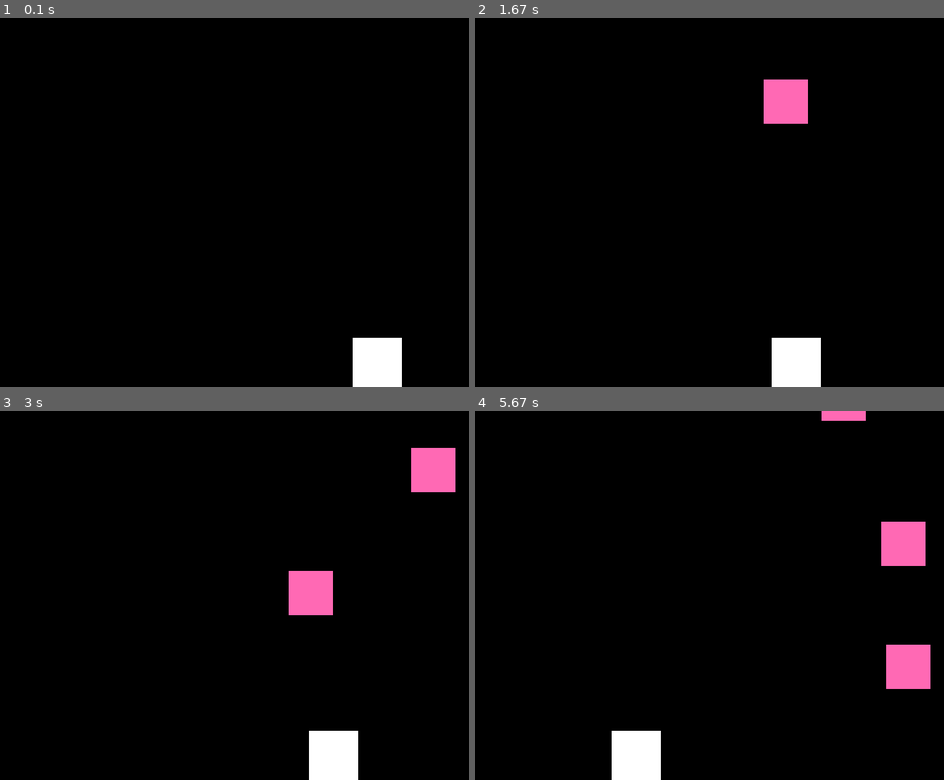
Above: before the commit, frames 1-4 (two rows, left to right).
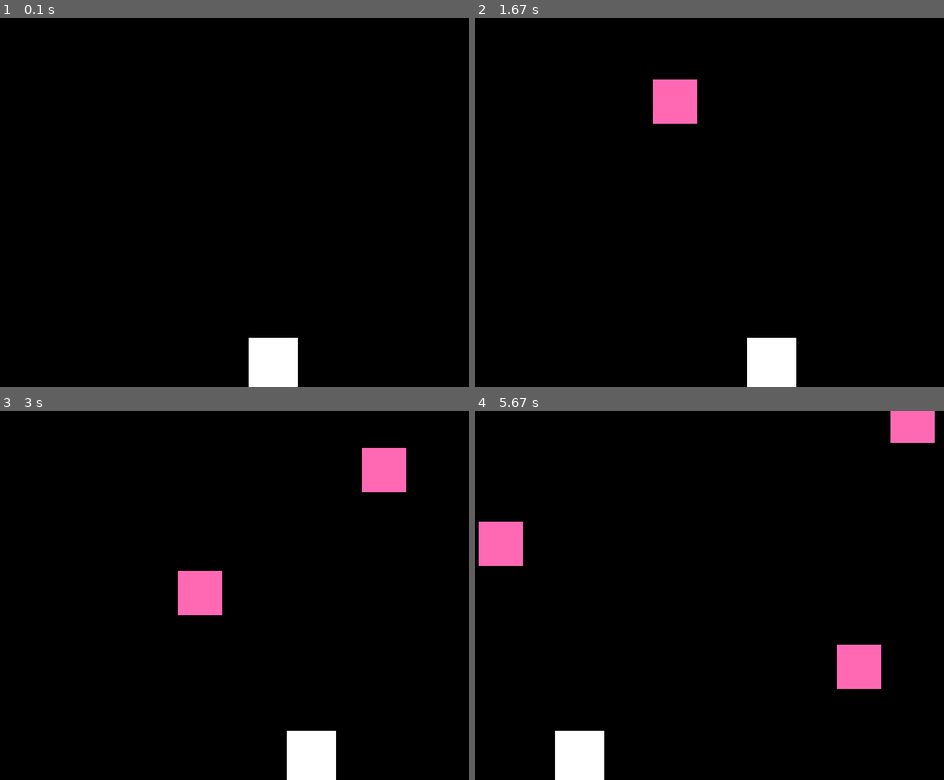
Above: after the commit, the same moments.

Repository: SlavaTatanov/Christmas-game-on-PyGame
Game: pygame game, started from main.py
The game is run twice, just before and just after one commit, with the same random seed, the same clock (stepped at 60 frames per second) and the same inputs.
Inputs:
- Up to frame 1 (0.1 s): no input
- Up to frame 2 (1.67 s): hold Right 0.33-0.8 s; hold Right 0.83-1.3 s; hold Left from 1.33 s (still down)
- Up to frame 3 (3 s): release Left at 1.87 s; hold Left 1.9-2.3 s; hold Right 2.33-2.97 s
- Up to frame 4 (5.67 s): hold Left 3-3.47 s; hold Right 3.5-3.97 s; hold Right 4-4.47 s; hold Left 4.5-5.03 s; hold Left 5.07-5.47 s; hold Right from 5.5 s (still down)

The runs differ from the first frame. In frame 1, 2.8% of the frame differs, in the area x 53-86%, y 86-100%; in frame 2, 3.7%; in frame 3, 5.8%; in frame 4, 8.4%, in the area x 0-99%, y 0-100%.

Commit message:
basic working

Diff:
--- a/data/game_objects.py
+++ b/data/game_objects.py
@@ -12,13 +12,12 @@
     SIZE = 0.09 * cf.W
 
     def __init__(self, y):
-        self.x = int(rd.randint(1, cf.W - Gift.SIZE))
-        self.y = y
         self.srf = pg.Surface((Gift.SIZE, Gift.SIZE))
+        self.rect = self.srf.get_rect(topleft=(int(rd.randint(1, cf.W - Gift.SIZE)), y))
 
     def move_up(self):
-        self.x = int(rd.randint(1, cf.W - Gift.SIZE))
-        self.y = int(0 - Gift.SIZE*1.5)
+        self.rect.x = int(rd.randint(1, cf.W - Gift.SIZE))
+        self.rect.y = int(0 - Gift.SIZE*1.5)
 
     def catch(self):
         Gift.move_up(self)
@@ -36,6 +35,5 @@
     SIZE = 0.1 * cf.W
 
     def __init__(self):
-        self.x = int(rd.randint(1, cf.W - Player.SIZE))
-        self.y = int(cf.H - Player.SIZE)
         self.srf = pg.Surface((Player.SIZE, Player.SIZE))
+        self.rect = self.srf.get_rect(topleft=(int(rd.randint(1, cf.W - Player.SIZE)), int(cf.H - Player.SIZE)))
--- a/game_info.py
+++ b/game_info.py
@@ -1,6 +1,6 @@
 import data.game_objects as g_ob
 
-user_status = {'score': 0, 'health': 3, 'gift_speed': 2, 'player_speed': 10}
+user_status = {'score': 0, 'health': 3, 'gift_speed': 2, 'player_speed': 12, 'rank': 10}
 gifts = []
 player = []
 
--- a/main.py
+++ b/main.py
@@ -1,6 +1,5 @@
 import pygame
 import config
-import data.game_objects as g_ob
 import game_info as gi
 
 pygame.init()
@@ -24,6 +23,7 @@
 
 
 def game():
+    length_gifts = len(gi.gifts)
     while True:
         keys = pygame.key.get_pressed()  # Отслеживает нажатые клавиши
         for event in pygame.event.get():
@@ -54,37 +54,47 @@
 
         # Данный блок отвечает за движения игрока и блокирует его движение за пределы экрана
         if pygame.K_LEFT in config.keys:
-            if gi.player[0].x > 0:
-                gi.player[0].x -= gi.user_status['player_speed']
+            if gi.player[0].rect.x > 0:
+                gi.player[0].rect.x -= gi.user_status['player_speed']
             else:
-                gi.player[0].x = 0
+                gi.player[0].rect.x = 0
         if pygame.K_RIGHT in config.keys:
-            if gi.player[0].x < (config.W - gi.player[0].SIZE):
-                gi.player[0].x += gi.user_status['player_speed']
+            if gi.player[0].rect.x < (config.W - gi.player[0].SIZE):
+                gi.player[0].rect.x += gi.user_status['player_speed']
             else:
-                gi.player[0].x = config.W - gi.player[0].SIZE
+                gi.player[0].rect.x = config.W - gi.player[0].SIZE
 
         # Отслеживание подарка
-        for i in range(len(gi.gifts)):
-            if gi.gifts[i].y == config.H - g_ob.Gift.SIZE:
+        for i in range(length_gifts):
+            # Проверка падения
+            if gi.gifts[i].rect.y > config.H:
                 gi.gifts[i].crash()
+            # Проверка поимки подарка игроком
+            if pygame.Rect.colliderect(gi.gifts[i].rect, gi.player[0].rect):
+                gi.gifts[i].catch()
 
         # Падение подарка
-        for i in range(len(gi.gifts)):
-            gi.gifts[i].y += gi.user_status['gift_speed']
+        for i in range(length_gifts):
+            gi.gifts[i].rect.y += gi.user_status['gift_speed']
+        # Проверки
+        if gi.user_status['health'] <= 0:
+            menu()
+
+        if gi.user_status['score'] > gi.user_status['rank']:
+            gi.user_status['rank'] += 10
+            gi.user_status['gift_speed'] += 1
 
         # Отрисовка объектов
 
         base_surface.fill(config.color['Black'])  # Постоянно закрашивает фон
         # Игрок
-        base_surface.blit(gi.player[0].srf, (gi.player[0].x, gi.player[0].y))  # Отрисовка поверхности игрока
+        base_surface.blit(gi.player[0].srf, gi.player[0].rect)  # Отрисовка поверхности игрока
         gi.player[0].srf.fill(config.color['White'])
         # Подарки
-        for i in range(len(gi.gifts)):
-            base_surface.blit(gi.gifts[i].srf, (gi.gifts[i].x, gi.gifts[i].y))
+        for i in range(length_gifts):
+            base_surface.blit(gi.gifts[i].srf, gi.gifts[i].rect)
             gi.gifts[i].srf.fill(config.color['HotPink'])
-        if gi.user_status['health'] == 0:
-            menu()
+
         # Обновление объектов на экране
         pygame.display.update()
         clock.tick(config.FPS)
